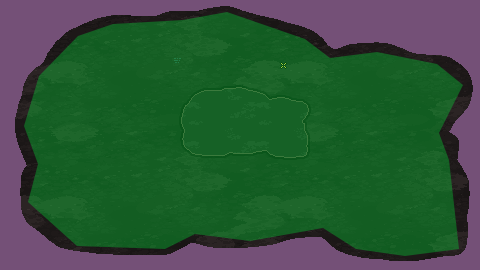
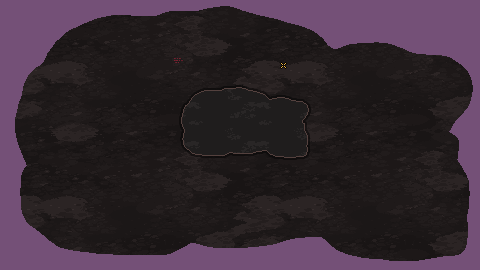
Before/after of a (480, 270) layered artwork. What changed in the layer stack:
hid group "Areas" (1 layers) over [24, 12, 463, 256]
painted on "Inscription.png" over [174, 58, 183, 63]
